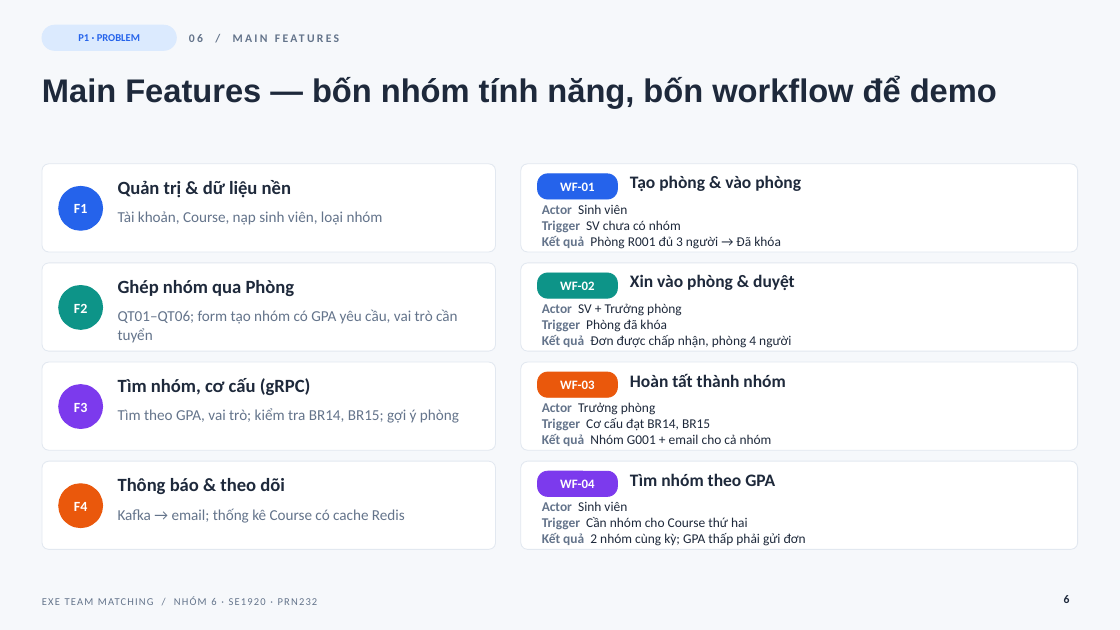
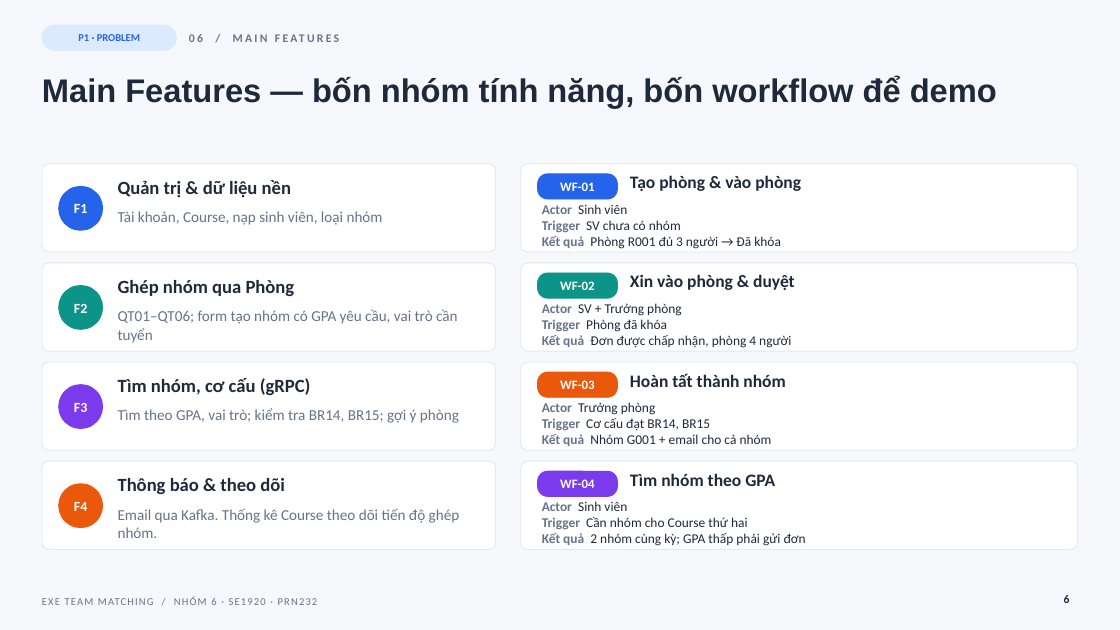
Before and after one commit to co-duong-hao/PRN232_Final, a slide deck: slide 6 of docs/slides/EXE_Team_Matching_Nhom6.pptx. Drawn at 1120x630 pixels with LibreOffice and Linux fonts; fonts in the diff are those of the drawing. Boxes give left, top, right and bottom in pixels: in the first picture for what was removed or moved away, otherwise in the second. Text is boxed around its words. In the diff, an @@ line names an element or a change of style, - is before the commit and + after.

Commit message:
Improve responsive course statistics and staff error states

```diff
--- a/docs/slides/EXE_Team_Matching_Nhom6.pptx
+++ b/docs/slides/EXE_Team_Matching_Nhom6.pptx
@@ text at (118,508,460,538): text changed @@
-Kafka → email; thống kê Course có cache Redis
+Email qua Kafka. Thống kê Course theo dõi tiến độ ghép nhóm.
```
Also in this commit, not shown: 3 other slides changed, 11 other files.
